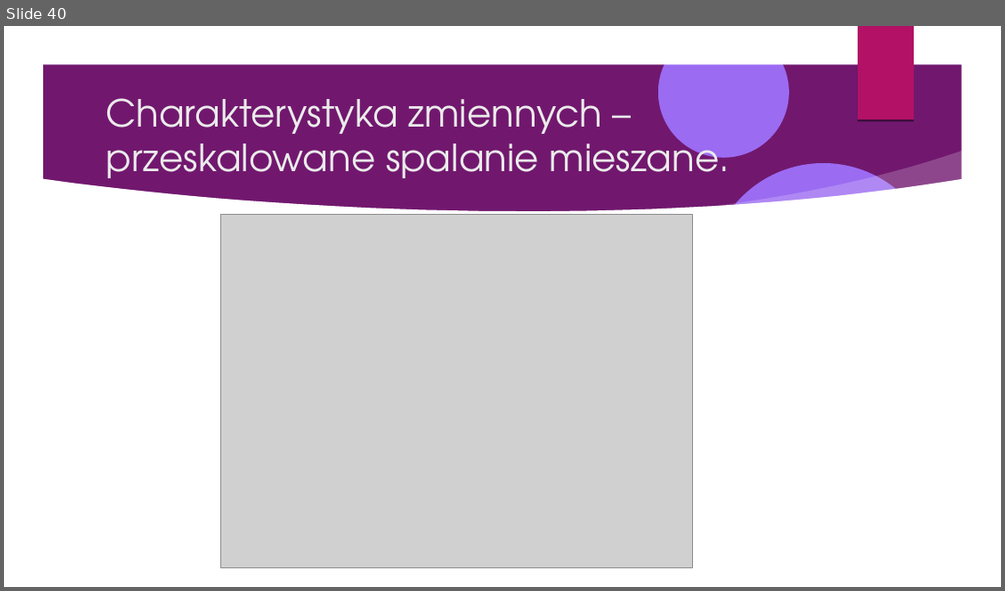
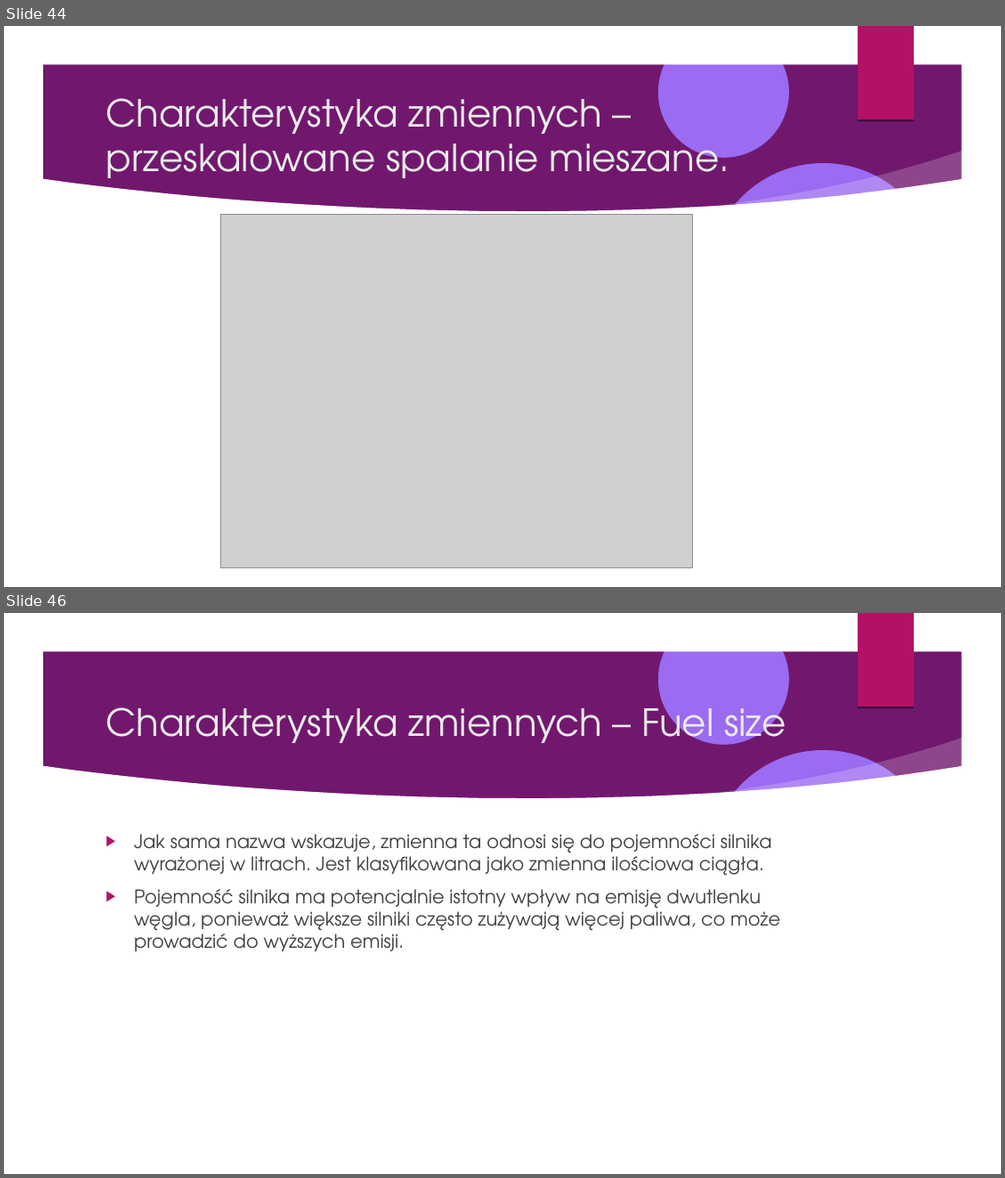
Before and after one commit to Pawel-Tomasz-Nowak/Scientific-collaboration, a slide deck: EmissionAnalysis/Prezentacja projektu.odp. Shown one above the other, each under a label of ours: slide 40 before the commit, slides 44 and 46 after it; the slides between them are not shown. The pictures are 1005x591 and 1005x1178 pixels, drawn with LibreOffice and Linux fonts; fonts in the diff are those of the drawing; grey boxes stand for pictures; background and template pictures are left out. Boxes give left, top, right and bottom in pixels: in the first picture for what was removed or moved away, otherwise in the second. Text is boxed around its words. In the diff, an @@ line names an element or a change of style, - is before the commit and + after.

```diff
--- a/EmissionAnalysis/Prezentacja projektu.odp
+++ b/EmissionAnalysis/Prezentacja projektu.odp
@@ slide 46 added at (4,613,1001,1174), background picture (left out); not listed: 9 template elements that a slide beside it also shows @@
@@ title added at (105,698,786,754), 36 pt, text #EBEBEB @@
+Charakterystyka zmiennych – Fuel size
@@ text added at (134,834,780,951), 18 pt, text #404040 @@
+▶ Jak sama nazwa wskazuje, zmienna ta odnosi się do pojemności silnika wyrażonej w litrach. Jest klasyfikowana jako zmienna ilościowa ciągła.
+▶ Pojemność silnika ma potencjalnie istotny wpływ na emisję dwutlenku węgla, ponieważ większe silniki często zużywają więcej paliwa, co może prowadzić do wyższych emisji.
@@ what was slide 40 is now slide 44 @@
```
Also in this commit, not shown: 2 slides changed, 10 other slides added, 6 slides removed, 3 other files.
